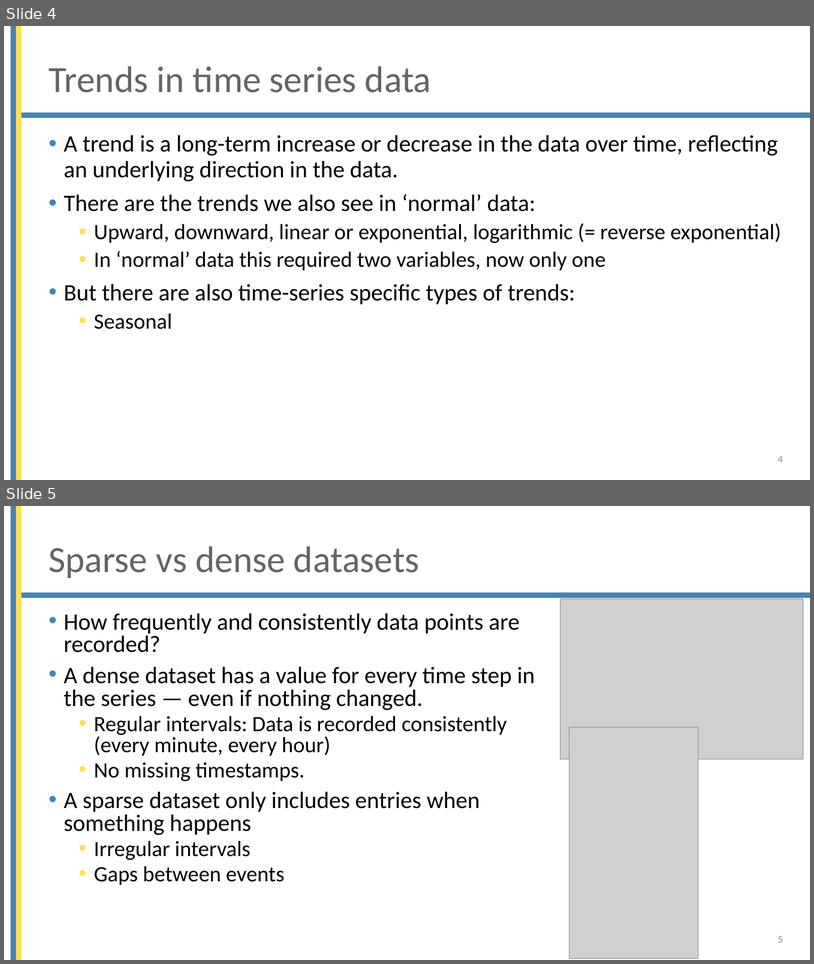
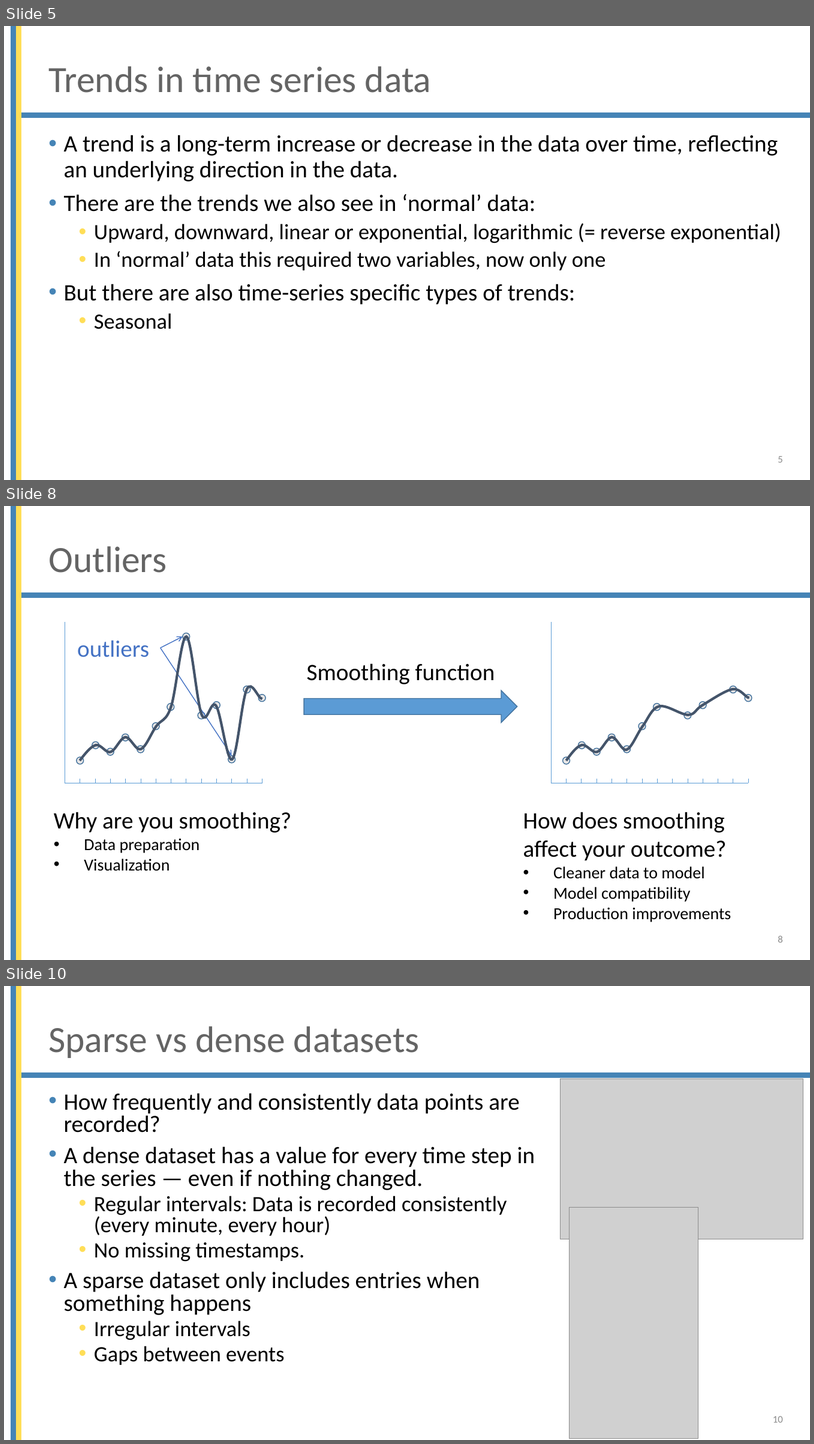
Before and after one commit to mjochen/Cello_AI, a slide deck: ppts/8 - Time series.pptx. Shown one above the other, each under a label of ours: slides 4 and 5 before the commit, slides 5, 8 and 10 after it; the slides between them are not shown. The pictures are 814x964 and 814x1444 pixels, drawn with LibreOffice and Linux fonts; fonts in the diff are those of the drawing; grey boxes stand for pictures; background and template pictures are left out. Boxes give left, top, right and bottom in pixels: in the first picture for what was removed or moved away, otherwise in the second. Text is boxed around its words. In the diff, an @@ line names an element or a change of style, - is before the commit and + after.

```diff
--- a/ppts/8 - Time series.pptx
+++ b/ppts/8 - Time series.pptx
@@ slide 8 added at box(4, 506, 810, 960), background #FFFFFF; not listed: 3 template elements that a slide beside it also shows @@
@@ title added at box(48, 546, 167, 573), 44 pt, text #646464 @@
+Outliers
@@ text added at box(77, 640, 149, 657), 28 pt, text #4472C4 @@
+outliers
@@ freeform shape added at box(80, 637, 263, 760), outline #44546A 3 pt @@
@@ arrow added from (161, 648) to (182, 637), #4472C4 1 pt @@
@@ arrow added from (161, 648) to (232, 756), #4472C4 1 pt @@
@@ text added at box(307, 663, 495, 684), 28 pt, text #000000 @@
+Smoothing function
@@ group added at box(65, 622, 266, 783): 15 lines, 13 ellipses @@
@@ right arrow added at box(304, 691, 518, 723), fill #5B9BD5, outline #43739E 1 pt @@
@@ freeform shape added at box(567, 688, 750, 760), outline #44546A 3 pt @@
@@ group added at box(551, 622, 752, 783): 15 lines, 11 ellipses @@
@@ text added at box(54, 811, 292, 871), 20 pt, text #000000 @@
+Why are you smoothing?
+• Data preparation
+• Visualization
@@ text added at box(524, 811, 731, 922), 20 pt, text #000000 @@
+How does smoothing affect your outcome?
+• Cleaner data to model
+• Model compatibility
+• Production improvements
@@ page number added at box(778, 935, 783, 942), 12 pt, text #8C8C8C @@
+8
@@ what was slide 4 is now slide 5 @@
@@ page number at box(778, 456, 783, 462): text changed @@
-4
+5
@@ what was slide 5 is now slide 10 @@
@@ page number at box(773, 1416, 783, 1422): text changed @@
-5
+10
```
Also in this commit, not shown: 16 other slides added, 1 slide removed, 9 other files.
